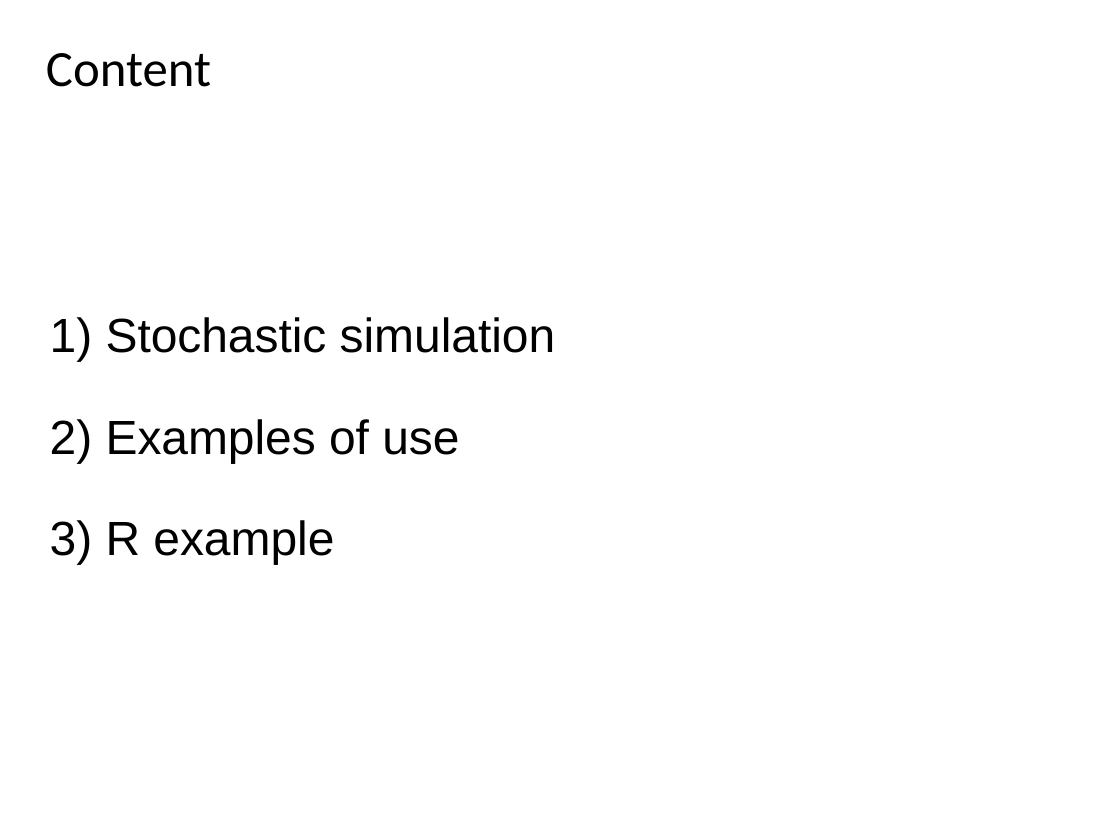
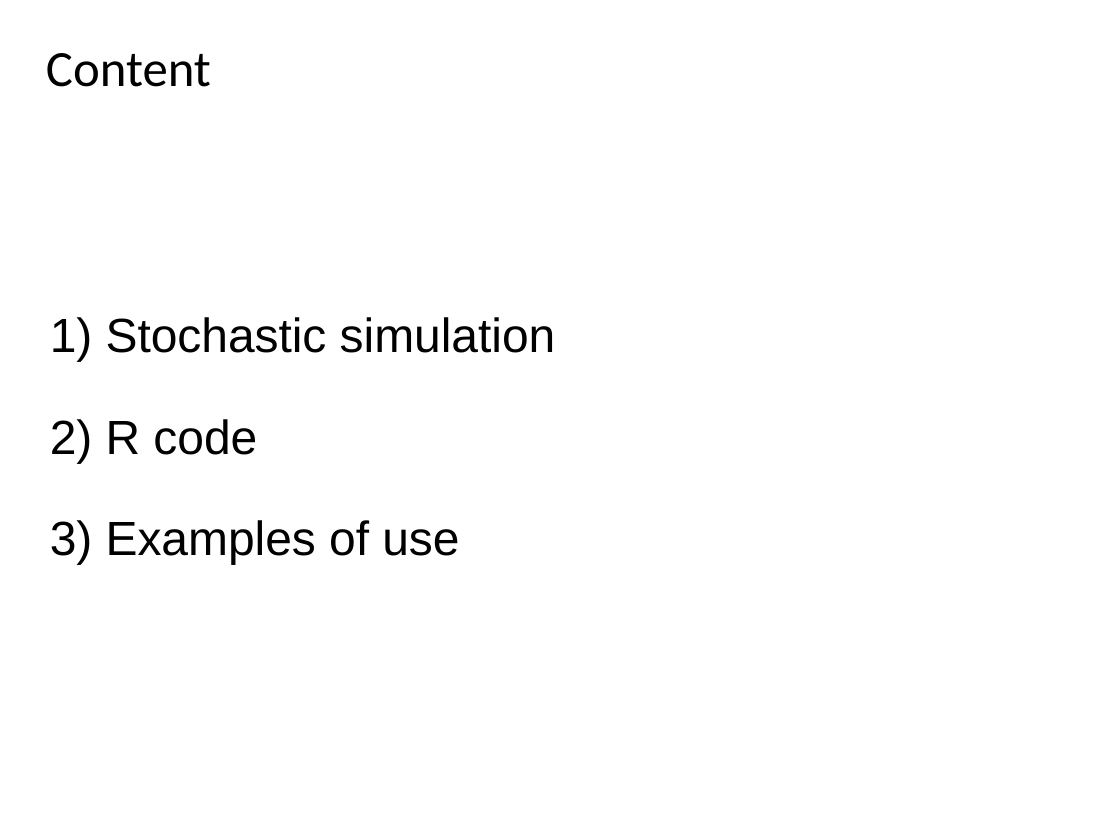
Before and after one commit to janaobsteter/ResourceAllocation_paper, a slide deck: slide 2 of Jana_ZagrebCourse_Simulation.pptx. Drawn at 1120x840 pixels with LibreOffice and Linux fonts; fonts in the diff are those of the drawing; background and template pictures are left out. Boxes give left, top, right and bottom in pixels: in the first picture for what was removed or moved away, otherwise in the second. Text is boxed around its words. In the diff, an @@ line names an element or a change of style, - is before the commit and + after.

```diff
--- a/Jana_ZagrebCourse_Simulation.pptx
+++ b/Jana_ZagrebCourse_Simulation.pptx
@@ text at [50,419,459,565]: text changed @@
-2) Examples of use
-3) R example
+2) R code
+3) Examples of use
```
Also in this commit, not shown: 8 other slides changed, 20 slides added, 1 slide removed, 4 other files.
